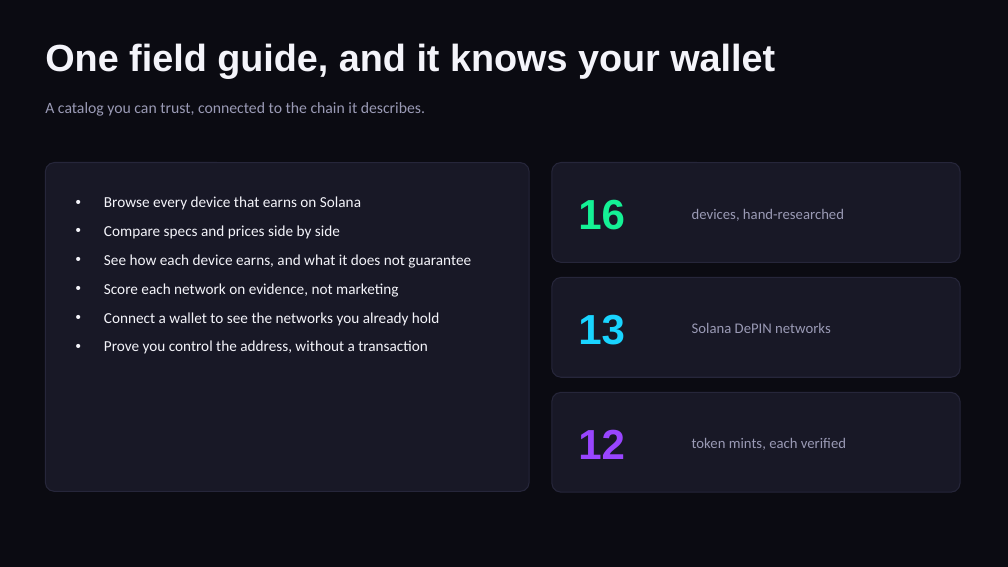
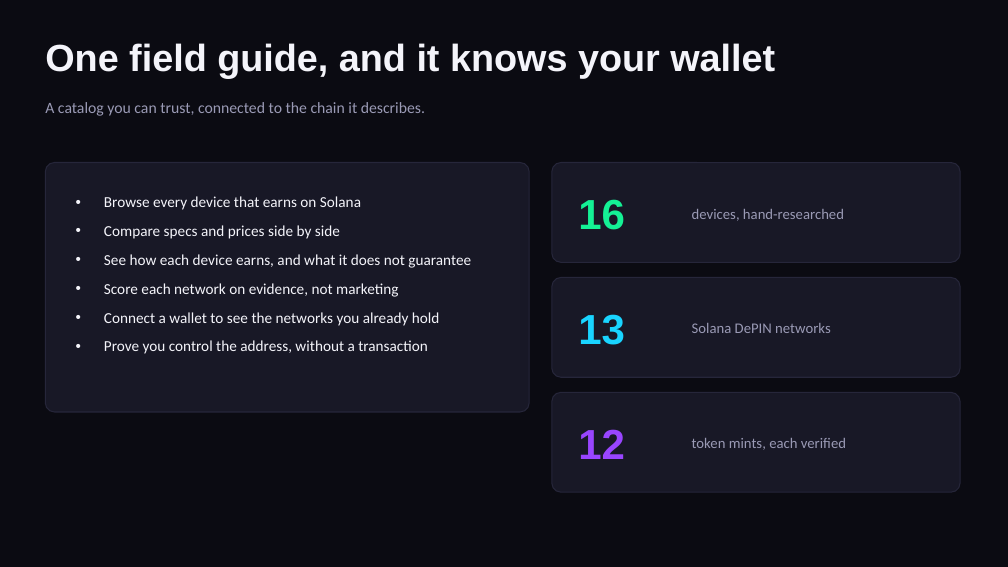
Before and after one commit to ucsdmiami2020/seeker-depin-explorer, a slide deck: slide 3 of docs/pitch-deck.pptx. Drawn at 1008x567 pixels with LibreOffice and Linux fonts; fonts in the diff are those of the drawing. Boxes give left, top, right and bottom in pixels: in the first picture for what was removed or moved away, otherwise in the second. Text is boxed around its words. In the diff, an @@ line names an element or a change of style, - is before the commit and + after.

```diff
--- a/docs/pitch-deck.pptx
+++ b/docs/pitch-deck.pptx
@@ rounded rectangle: place and size @@
-rounded rectangle at [45, 163, 529, 492]
+rounded rectangle at [45, 163, 529, 412]
@@ rounded rectangle at [45, 163, 529, 412]: proportions changed @@
```
Also in this commit, not shown: 2 other slides changed, 1 other file.
